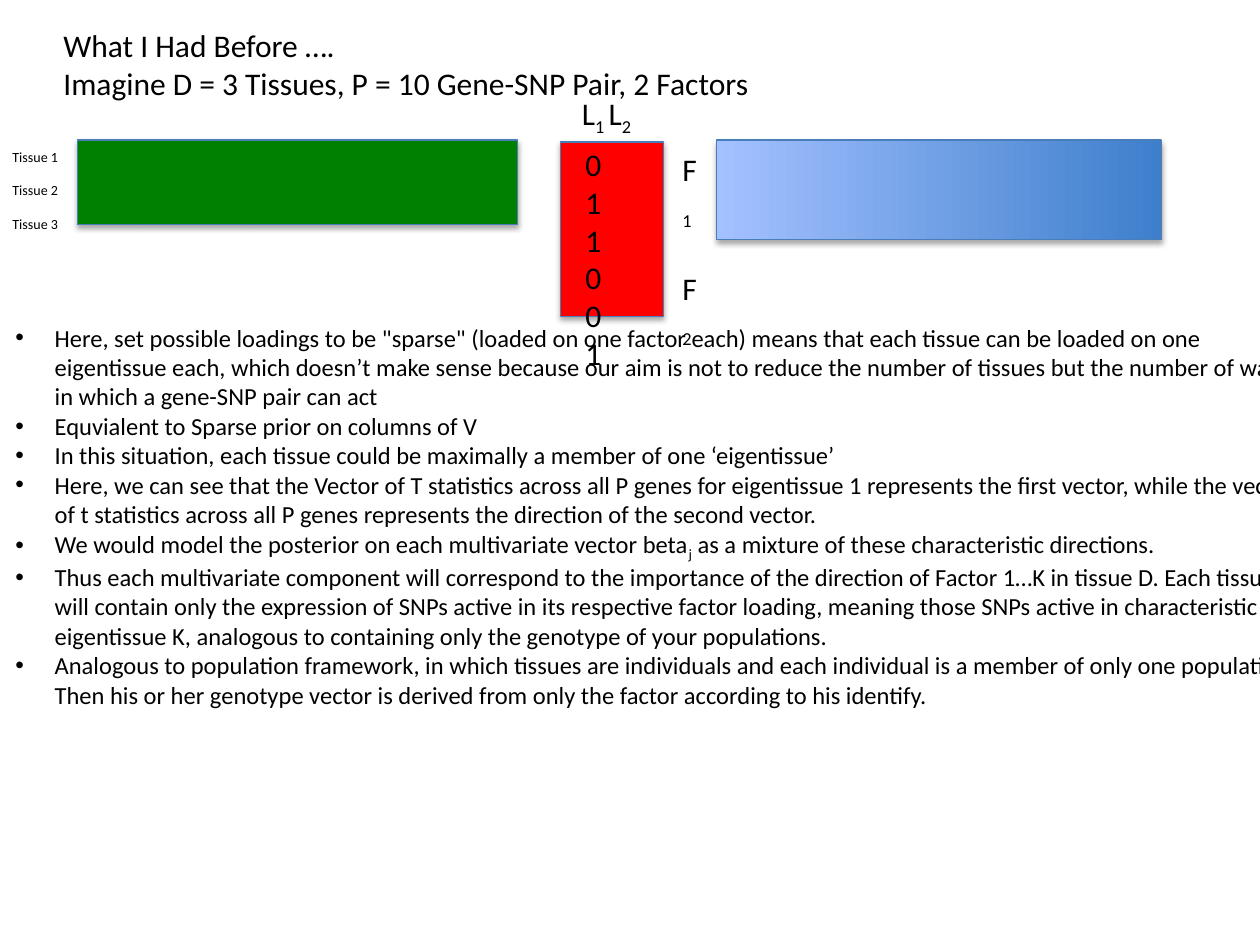
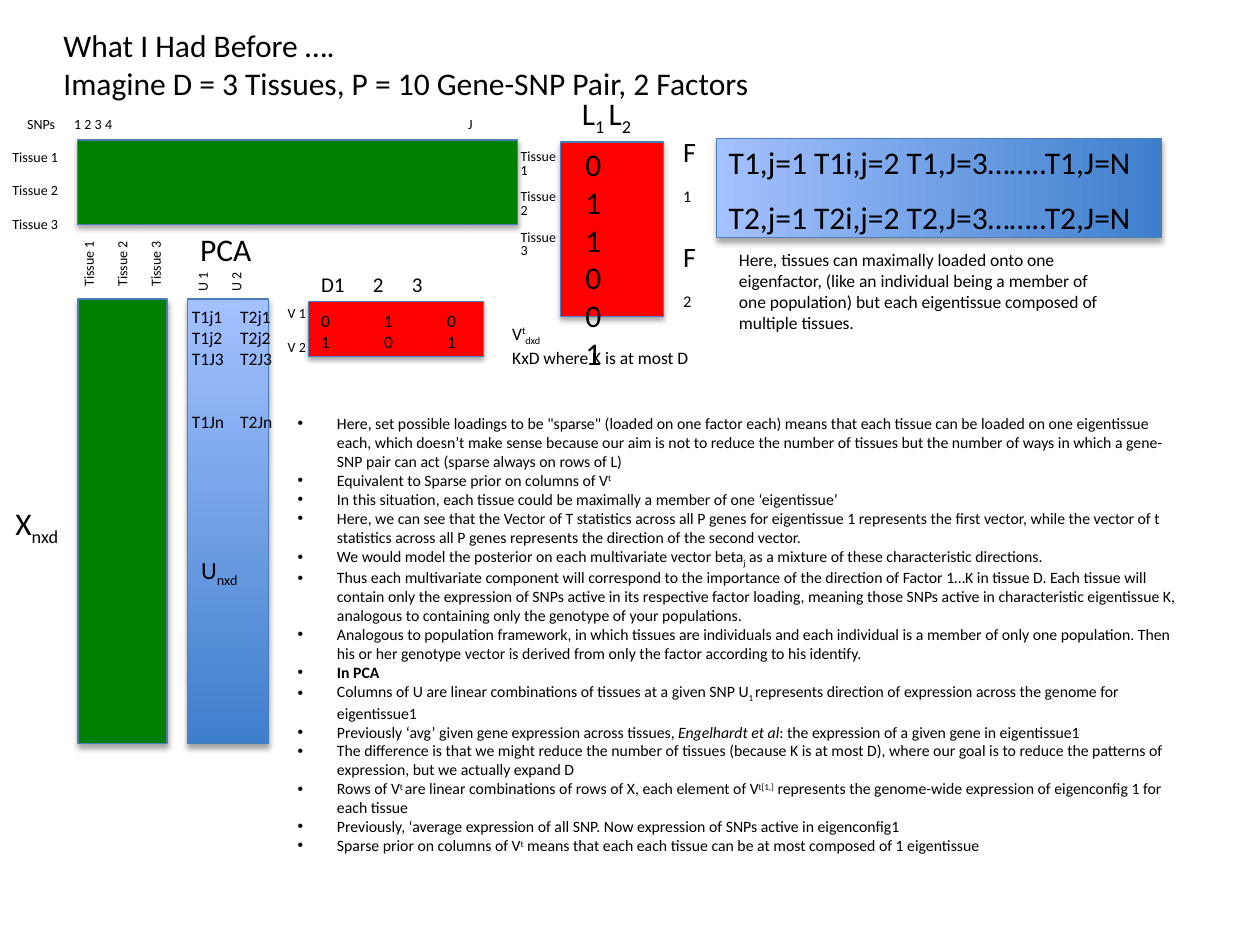
Before and after one commit to surbut/beta_mix_prior, a slide deck: slide 5 of SVDPCA.pptx (slide 4 before the commit). Drawn at 1260x945 pixels with LibreOffice and Linux fonts; fonts in the diff are those of the drawing. Boxes give left, top, right and bottom in pixels: in the first picture for what was removed or moved away, otherwise in the second. Text is boxed around its words. In the diff, an @@ line names an element or a change of style, - is before the commit and + after.

```diff
--- a/SVDPCA.pptx
+++ b/SVDPCA.pptx
@@ text added at [27, 120, 472, 129], 8 pt, text #000000 @@
+SNPs 1 2 3 4 J
@@ text "F1": place and size @@
-text "F1" at [672, 144, 696, 271]
+text "F1" at [683, 127, 694, 242]
@@ text "F1" at [683, 127, 694, 242]: size 18 to 16 pt @@
@@ text added at [81, 151, 556, 285], 8 pt, text #000000 @@
+Tissue 1
+Tissue 2
+Tissue 3
@@ text added at [321, 152, 807, 348], 10 pt, text #000000 @@
+0 1 0
+1 0 1
@@ text added at [729, 152, 1131, 180], 18 pt, text #000000 @@
+T1,j=1 T1i,j=2 T1,J=3……..T1,J=N
@@ text added at [521, 191, 601, 255], 8 pt, text #000000 @@
+Tissue 1
+Tissue 2
+Tissue 3
@@ text added at [729, 207, 1131, 235], 18 pt, text #000000 @@
+T2,j=1 T2i,j=2 T2,J=3……..T2,J=N
@@ text added at [200, 240, 251, 262], 18 pt, text #000000 @@
+PCA
@@ text added at [739, 254, 1098, 332], 10 pt, text #000000 @@
+Here, tissues can maximally loaded onto one eigenfactor, (like an individual being a member of one population) but each eigentissue composed of multiple tissues.
@@ rectangle added at [78, 299, 168, 743], fill #008000, outline #4B7EBC 0.75 pt @@
@@ rectangle added at [188, 299, 268, 743], fill gradient #3F80CE to #A4C4FF, outline #4B7EBC 0.75 pt @@
@@ text added at [195, 272, 217, 579], 8 pt, text #000000 @@
+U 1
+U 2
@@ text added at [321, 278, 423, 292], 12 pt, text #000000 @@
+D1 2 3
@@ text added at [192, 311, 224, 428], 10 pt, text #000000 @@
+T1j1
+T1j2
+T1J3
+T1Jn
@@ text added at [240, 309, 272, 433], 10 pt, text #000000 @@
+T2j1
+T2j2
+T2J3
+T2Jn
@@ text added at [288, 309, 306, 352], 8 pt, text #000000 @@
+V 1
+V 2
@@ rectangle added at [309, 301, 484, 357], fill #FF0000, outline #4B7EBC 0.75 pt @@
@@ text added at [512, 349, 688, 365], 10 pt, text #000000 @@
+Vtdxd
+KxD where K is at most D
@@ text "Here, set possible loadings to ...": place and size @@
-text "Here, set possible loadings to ..." at [55, 327, 1257, 709]
+text "Here, set possible loadings to ..." at [337, 417, 1175, 854]
@@ text at [337, 417, 1162, 489]: text changed; size 14 to 9 pt @@
-• Here, set possible loadings to be "sparse" (loaded on one factor each) means that each tissue can be loaded on one eigentissue each, which doesn’t make sense because our aim is not to reduce the number of tissues but the number of ways in which a gene-SNP pair can act
-• Equvialent to Sparse prior on columns of V
+• Here, set possible loadings to be "sparse" (loaded on one factor each) means that each tissue can be loaded on one eigentissue each, which doesn’t make sense because our aim is not to reduce the number of tissues but the number of ways in which a gene-SNP pair can act (sparse always on rows of L)
+• Equivalent to Sparse prior on columns of Vt
@@ text added at [3, 498, 122, 548], 18 pt, text #000000 @@
+Xnxd
@@ text at [337, 494, 1175, 662]: size 14 to 9 pt in "In this situation, each tissue could be ...", "Here, we can see that the Vector ...", "We would model the posterior on each ...", "Thus each multivariate component will correspond to ..." and 1 more places @@
@@ text added at [189, 549, 309, 592], 14 pt, text #000000 @@
+Unxd
@@ text at [337, 667, 1162, 854]: paragraphs added @@
+• In PCA
+• Columns of U are linear combinations of tissues at a given SNP U1 represents direction of expression across the genome for eigentissue1
+• Previously ‘avg’ given gene expression across tissues, Engelhardt et al: the expression of a given gene in eigentissue1
+• The difference is that we might reduce the number of tissues (because K is at most D), where our goal is to reduce the patterns of expression, but we actually expand D
+• Rows of Vt are linear combinations of rows of X, each element of Vt[1,] represents the genome-wide expression of eigenconfig 1 for each tissue
+• Previously, ‘average expression of all SNP. Now expression of SNPs active in eigenconfig1
+• Sparse prior on columns of Vt means that each each tissue can be at most composed of 1 eigentissue
```
Also in this commit, not shown: 2 other slides changed, 1 slide added, 4 other files.
